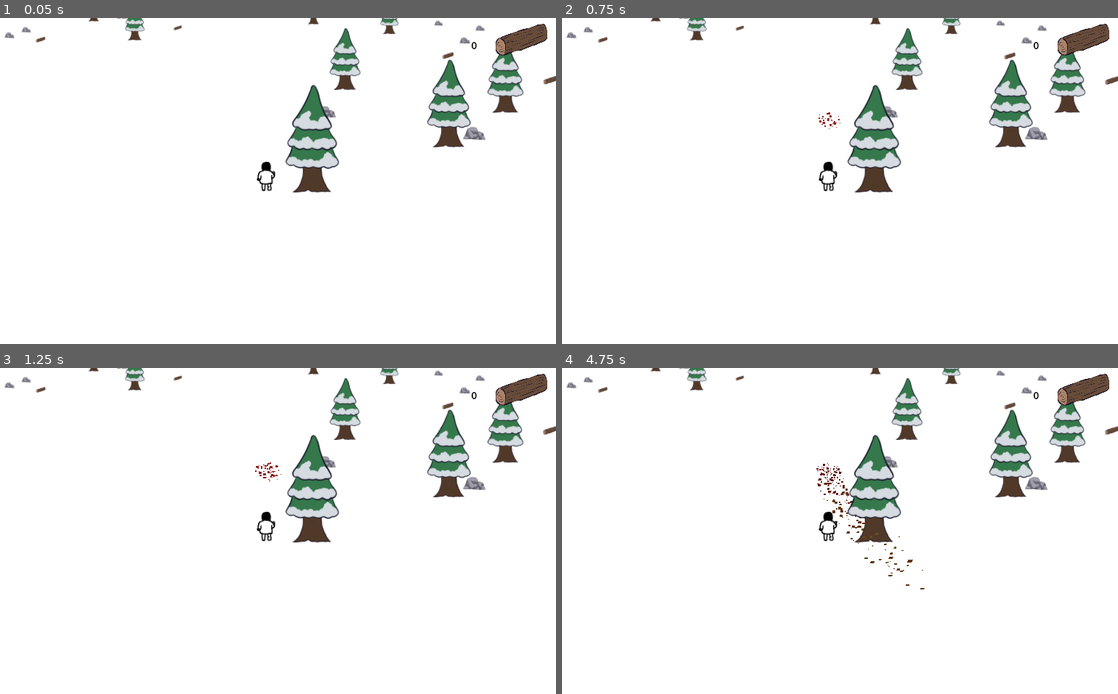
Above: before the commit, frames 1-4 (two rows, left to right).
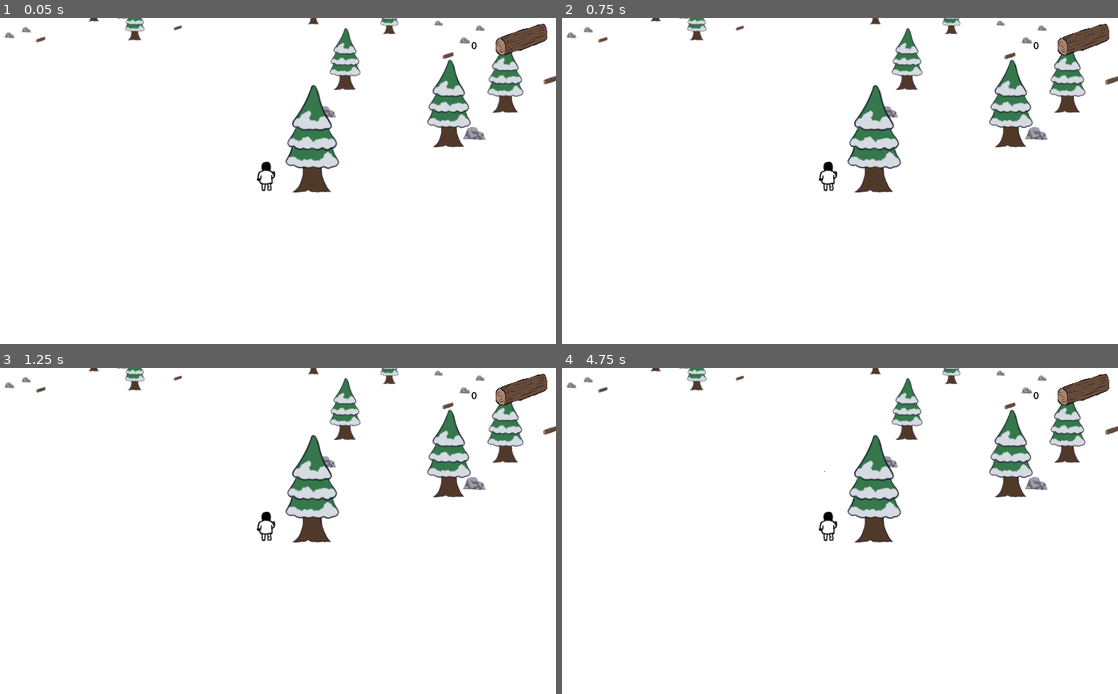
Above: after the commit, the same moments.

Repository: FablabMurat/GameJamMurat0324
Game: Godot game, scene res://terrain.tscn
The game is run twice, just before and just after one commit, with the same random seed, the same clock (stepped at 60 frames per second) and the same inputs. A sky picture missing from this copy of the repository is replaced by a grey-blue gradient.
Inputs (mouse positions are in pixels of both pictures, inside the frame that each line leads up to):
- Up to frame 1 (0.05 s): no input
- Up to frame 2 (0.75 s): move the mouse to (956, 164) at 0.52 s; tap O (addLog) at 0.6 s
- Up to frame 3 (1.25 s): no input
- Up to frame 4 (4.75 s): tap Enter at 1.25 s; move the mouse to (712, 547) at 1.27 s; tap O (addLog) every 0.75 s from 1.35 to 4.35 s; move the mouse to (884, 459) at 2.02 s; move the mouse to (801, 596) at 2.77 s; move the mouse to (1001, 579) at 3.52 s; move the mouse to (650, 482) at 4.27 s

Frame 1 is identical in both runs. In frame 2, less than 0.1% of the frame differs, in the area x 46-51%, y 28-35%; in frame 3, less than 0.1%; in frame 4, 0.3%, in the area x 45-66%, y 29-68%.

Commit message:
Ajout du feu en mode billboard Ajout d'une mécanique pour enlever les buches quand pres du feu (en cours)

Diff:
--- a/Feu.tscn
+++ b/Feu.tscn
@@ -1,6 +1,8 @@
-[gd_scene load_steps=7 format=3 uid="uid://cfejuj5j6sweu"]
+[gd_scene load_steps=9 format=3 uid="uid://cfejuj5j6sweu"]
 
 [ext_resource type="Script" path="res://Feu.gd" id="1_lc4fw"]
+
+[sub_resource type="PhysicsMaterial" id="PhysicsMaterial_xruqc"]
 
 [sub_resource type="Gradient" id="Gradient_47lb2"]
 colors = PackedColorArray(0.831373, 0.0470588, 0.113725, 1, 0.89, 0.86686, 0.1958, 1)
@@ -23,15 +25,20 @@
 scale_max = 0.1
 color_ramp = SubResource("GradientTexture1D_rokhq")
 
-[sub_resource type="StandardMaterial3D" id="StandardMaterial3D_ei0bw"]
+[sub_resource type="StandardMaterial3D" id="StandardMaterial3D_eo8qh"]
 vertex_color_use_as_albedo = true
+billboard_mode = 1
+billboard_keep_scale = true
 
-[sub_resource type="PlaneMesh" id="PlaneMesh_3qfkx"]
-lightmap_size_hint = Vector2i(12, 12)
-material = SubResource("StandardMaterial3D_ei0bw")
-orientation = 0
+[sub_resource type="RibbonTrailMesh" id="RibbonTrailMesh_8fhji"]
+material = SubResource("StandardMaterial3D_eo8qh")
 
-[node name="Feu" type="Node3D"]
+[sub_resource type="CylinderShape3D" id="CylinderShape3D_fb8fm"]
+height = 3.754
+radius = 4.887
+
+[node name="Feu" type="StaticBody3D" groups=["feu"]]
+physics_material_override = SubResource("PhysicsMaterial_xruqc")
 script = ExtResource("1_lc4fw")
 
 [node name="DirectionalLight3D" type="DirectionalLight3D" parent="."]
@@ -40,10 +47,12 @@
 shadow_enabled = true
 
 [node name="GPUParticles3D" type="GPUParticles3D" parent="."]
+transform = Transform3D(1, 0, 0, 0, 0.999937, -0.0112222, 0, 0.0112222, 0.999937, 0, 0, 0)
 amount = 763
 lifetime = 12.29
+trail_lifetime = 0.51
 process_material = SubResource("ParticleProcessMaterial_3rfnk")
-draw_pass_1 = SubResource("PlaneMesh_3qfkx")
+draw_pass_1 = SubResource("RibbonTrailMesh_8fhji")
 
 [node name="Camera3D" type="Camera3D" parent="."]
 transform = Transform3D(0.594584, 0, 0.804033, 0, 1, 0, -0.804033, 0, 0.594584, 7.83014, 1.25226, 4.40651)
@@ -55,4 +64,6 @@
 wait_time = 40.0
 autostart = true
 
-[connection signal="timeout" from="Timer" to="." method="_on_timer_timeout"]
+[node name="CollisionShape3D" type="CollisionShape3D" parent="."]
+transform = Transform3D(1, 0, 0, 0, 1, 0, 0, 0, 1, 0, 1.73, 0)
+shape = SubResource("CylinderShape3D_fb8fm")
--- a/player.tscn
+++ b/player.tscn
@@ -36,7 +36,7 @@
 var nbbuche = 0
 
 signal collected
-
+signal increaseFire
 func _ready():
 	$PlayerCenter/Camera3D.set_current(true)
 
@@ -58,6 +58,12 @@
 			# mettre à jour l'UI
 			#collected.emit(\"buche\",1)
 			collected.emit(\"buche\",1)
+
+		if body.is_in_group(\"feu\"):
+			print(\"mettre buche\")
+			increaseFire.emit(\"buche\",nbbuche)
+			nbbuche = 0
+
 
 func _process(delta):
 	animate()
--- a/terrain.gd
+++ b/terrain.gd
@@ -21,6 +21,7 @@
 	createrochers()
 	pass # Replace with function body.
 	$Player.collected.connect(update_overlay.bind())
+	$Player.increaseFire.connect(increaseFire.bind())
 
 func createsapins():
 	var x: float
@@ -86,3 +87,7 @@
 func update_overlay(type, nb):
 	inventory[type] += nb
 	$Overlay/buchesCountDisplay.text = "%d" % inventory[type]
+
+func increaseFire(nb):
+	update_overlay("buche",-nb)
+	$Area3D/CollisionShape3D/Feu.fireGestion(10*nb)
--- a/terrain.tscn
+++ b/terrain.tscn
@@ -14,6 +14,9 @@
 [sub_resource type="PlaneMesh" id="PlaneMesh_addom"]
 material = SubResource("StandardMaterial3D_dum3m")
 size = Vector2(200, 200)
+
+[sub_resource type="BoxShape3D" id="BoxShape3D_ll3by"]
+size = Vector3(13.075, 3.385, 11.835)
 
 [sub_resource type="PanoramaSkyMaterial" id="PanoramaSkyMaterial_27j57"]
 panorama = ExtResource("4_gjlm8")
@@ -52,8 +55,13 @@
 [node name="Player" parent="." instance=ExtResource("2_478pm")]
 transform = Transform3D(1, 0, 0, 0, 1, 0, 0, 0, 1, 0, 0.739262, -7)
 
-[node name="Feu" parent="." instance=ExtResource("3_kpjjy")]
+[node name="Area3D" type="Area3D" parent="."]
 transform = Transform3D(-4.37114e-08, 0, 1, 0, 1, 0, -1, 0, -4.37114e-08, 0, 0, 0)
+
+[node name="CollisionShape3D" type="CollisionShape3D" parent="Area3D"]
+shape = SubResource("BoxShape3D_ll3by")
+
+[node name="Feu" parent="Area3D/CollisionShape3D" instance=ExtResource("3_kpjjy")]
 
 [node name="WorldEnvironment" type="WorldEnvironment" parent="."]
 environment = SubResource("Environment_vjdyr")
Not shown: 1 places in terrain.tscn that only renumber resources
